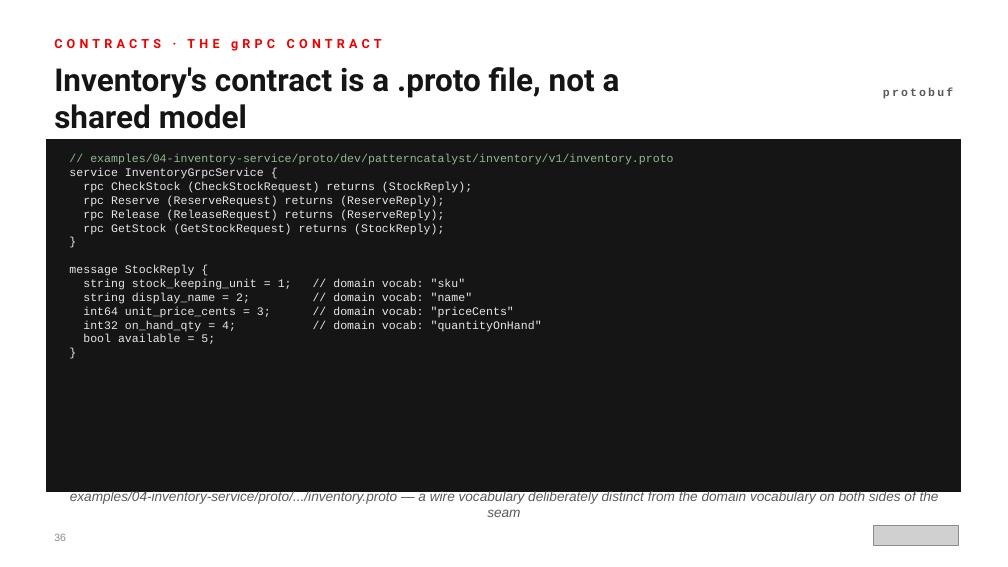
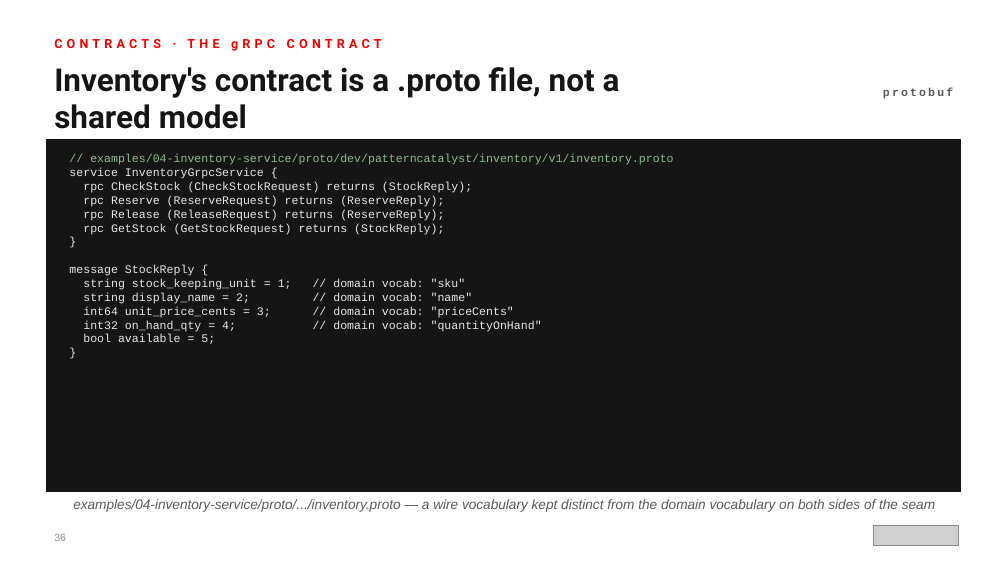
Before and after one commit to patterncatalyst/modernizing-enterprise-applications-python, a slide deck: slide 36 of presentation/modernizing-201/Modernizing-201-r1.0.pptx. Drawn at 1008x567 pixels with LibreOffice and Linux fonts; fonts in the diff are those of the drawing; grey boxes stand for pictures. Boxes give left, top, right and bottom in pixels: in the first picture for what was removed or moved away, otherwise in the second. Text is boxed around its words. In the diff, an @@ line names an element or a change of style, - is before the commit and + after.

```diff
--- a/presentation/modernizing-201/Modernizing-201-r1.0.pptx
+++ b/presentation/modernizing-201/Modernizing-201-r1.0.pptx
@@ text at (73,499,935,512): text changed @@
-examples/04-inventory-service/proto/.../inventory.proto — a wire vocabulary deliberately distinct from the domain vocabulary on both sides of the seam
+examples/04-inventory-service/proto/.../inventory.proto — a wire vocabulary kept distinct from the domain vocabulary on both sides of the seam
```
Also in this commit, not shown: 3 other slides changed, 3 other files.
